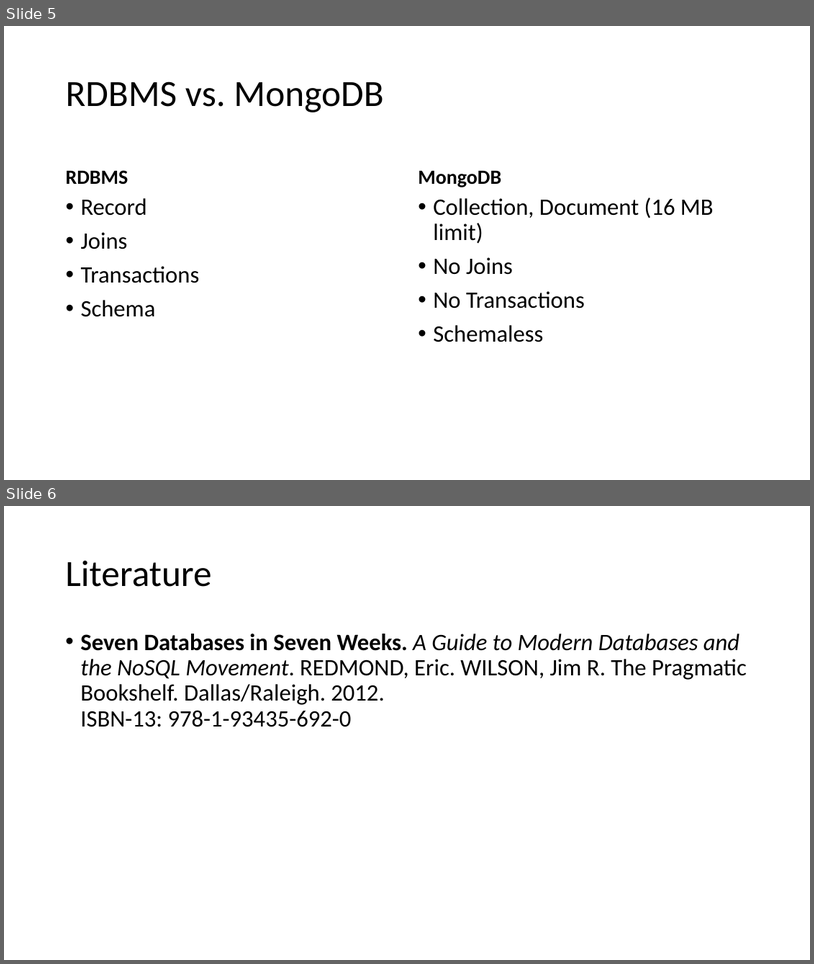
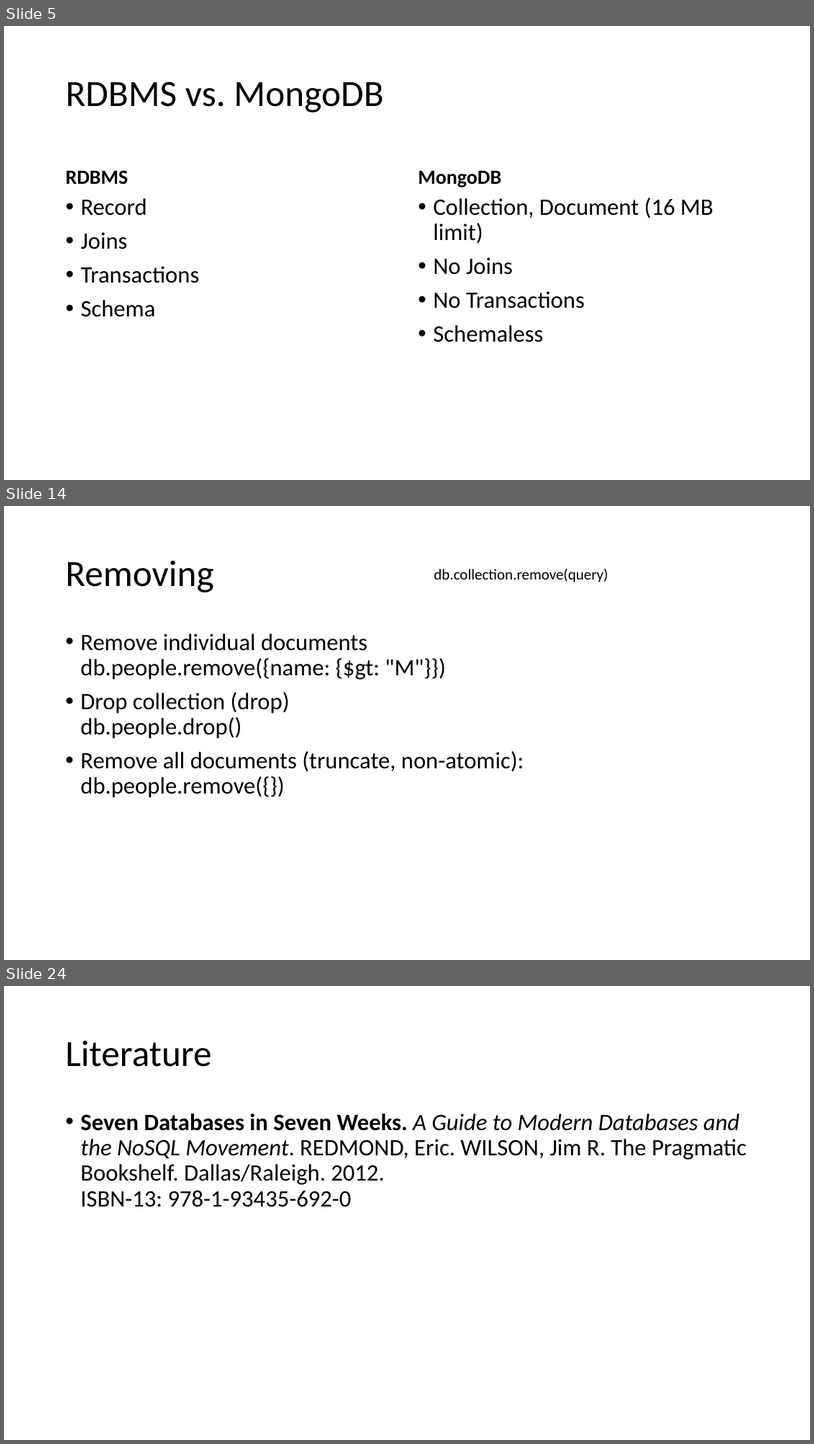
Before and after one commit to tiefenauer/m101j, a slide deck: m101j.pptx. Shown one above the other, each under a label of ours: slides 5 and 6 before the commit, slides 5, 14 and 24 after it; the slides between them are not shown. The pictures are 814x964 and 814x1444 pixels, drawn with LibreOffice and Linux fonts; fonts in the diff are those of the drawing. Boxes give left, top, right and bottom in pixels: in the first picture for what was removed or moved away, otherwise in the second. Text is boxed around its words. In the diff, an @@ line names an element or a change of style, - is before the commit and + after.

```diff
--- a/m101j.pptx
+++ b/m101j.pptx
@@ slide 14 added at box(4, 506, 810, 960), background #FFFFFF @@
@@ title added at box(65, 560, 214, 592), 44 pt, text #000000 @@
+Removing
@@ text added at box(434, 569, 608, 582), 18 pt, text #000000 @@
+db.collection.remove(query)
@@ text added at box(80, 633, 525, 798), 28 pt, text #000000 @@
+• Remove individual documents
+  db.people.remove({name: {$gt: "M"}})
+• Drop collection (drop)
+  db.people.drop()
+• Remove all documents (truncate, non-atomic):
+  db.people.remove({})
@@ what was slide 6 is now slide 24 @@
```
Also in this commit, not shown: 17 other slides added.
